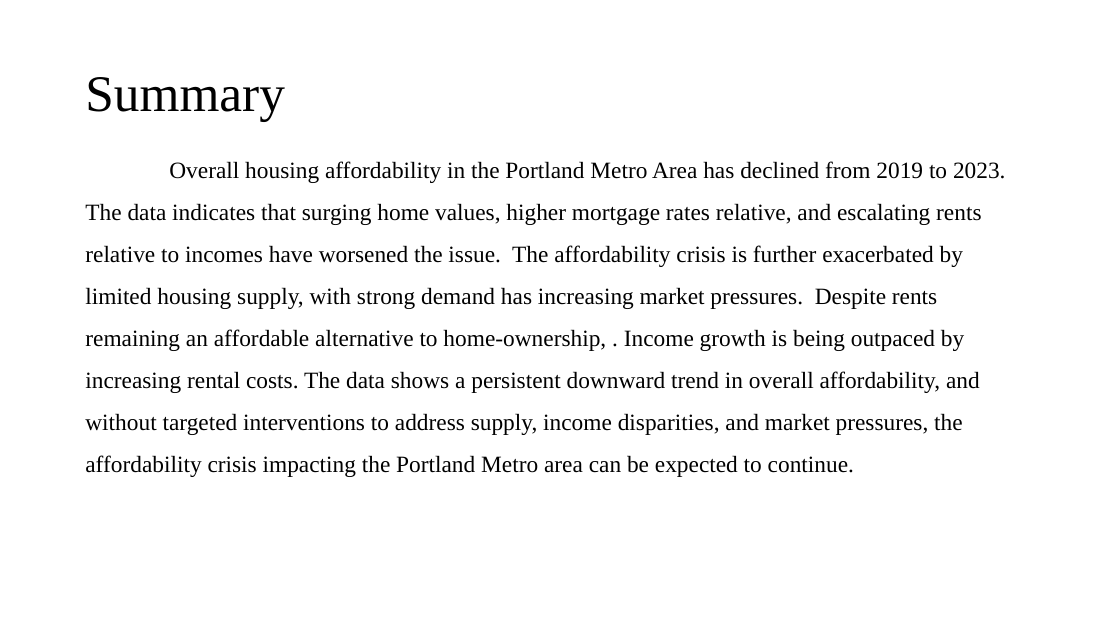
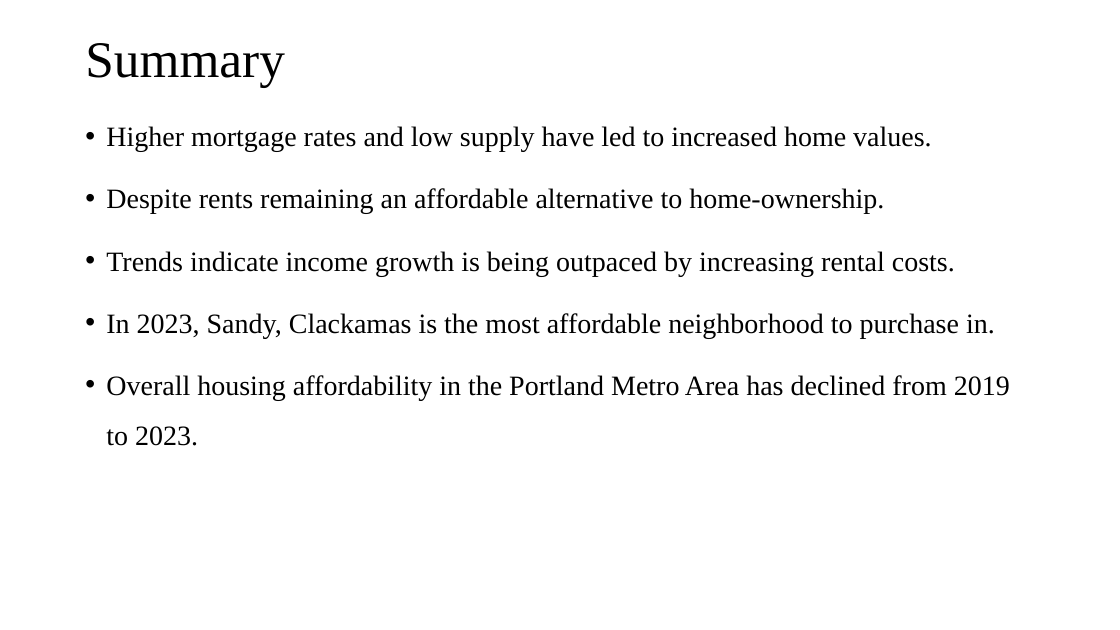
Before and after one commit to Tserrof7/Portland-Housing-Prices-Affordability-Project, a slide deck: slide 14 of Portland , Or Housing & Affordability.pptx. Drawn at 1120x630 pixels with LibreOffice and Linux fonts; fonts in the diff are those of the drawing. Boxes give left, top, right and bottom in pixels: in the first picture for what was removed or moved away, otherwise in the second. Text is boxed around its words. In the diff, an @@ line names an element or a change of style, - is before the commit and + after.

```diff
--- a/Portland , Or Housing & Affordability.pptx
+++ b/Portland , Or Housing & Affordability.pptx
@@ title "Summary": place and size @@
-title "Summary" at [85,77,285,121]
+title "Summary" at [85,43,285,88]
@@ text at [106,126,1010,446]: text changed; size 20 to 24 pt @@
-Overall housing affordability in the Portland Metro Area has declined from 2019 to 2023. The data indicates that surging home values, higher mortgage rates relative, and escalating rents relative to incomes have worsened the issue. The affordability crisis is further exacerbated by limited housing supply, with strong demand has increasing market pressures. Despite rents remaining an affordable alternative to home-ownership, . Income growth is being outpaced by increasing rental costs. The data shows a persistent downward trend in overall affordability, and without targeted interventions to address supply, income disparities, and market pressures, the affordability crisis impacting the Portland Metro area can be expected to continue.
+• Higher mortgage rates and low supply have led to increased home values.
+• Despite rents remaining an affordable alternative to home-ownership.
+• Trends indicate income growth is being outpaced by increasing rental costs.
+• In 2023, Sandy, Clackamas is the most affordable neighborhood to purchase in.
+• Overall housing affordability in the Portland Metro Area has declined from 2019 to 2023.
```
Also in this commit, not shown: 8 other slides changed.
